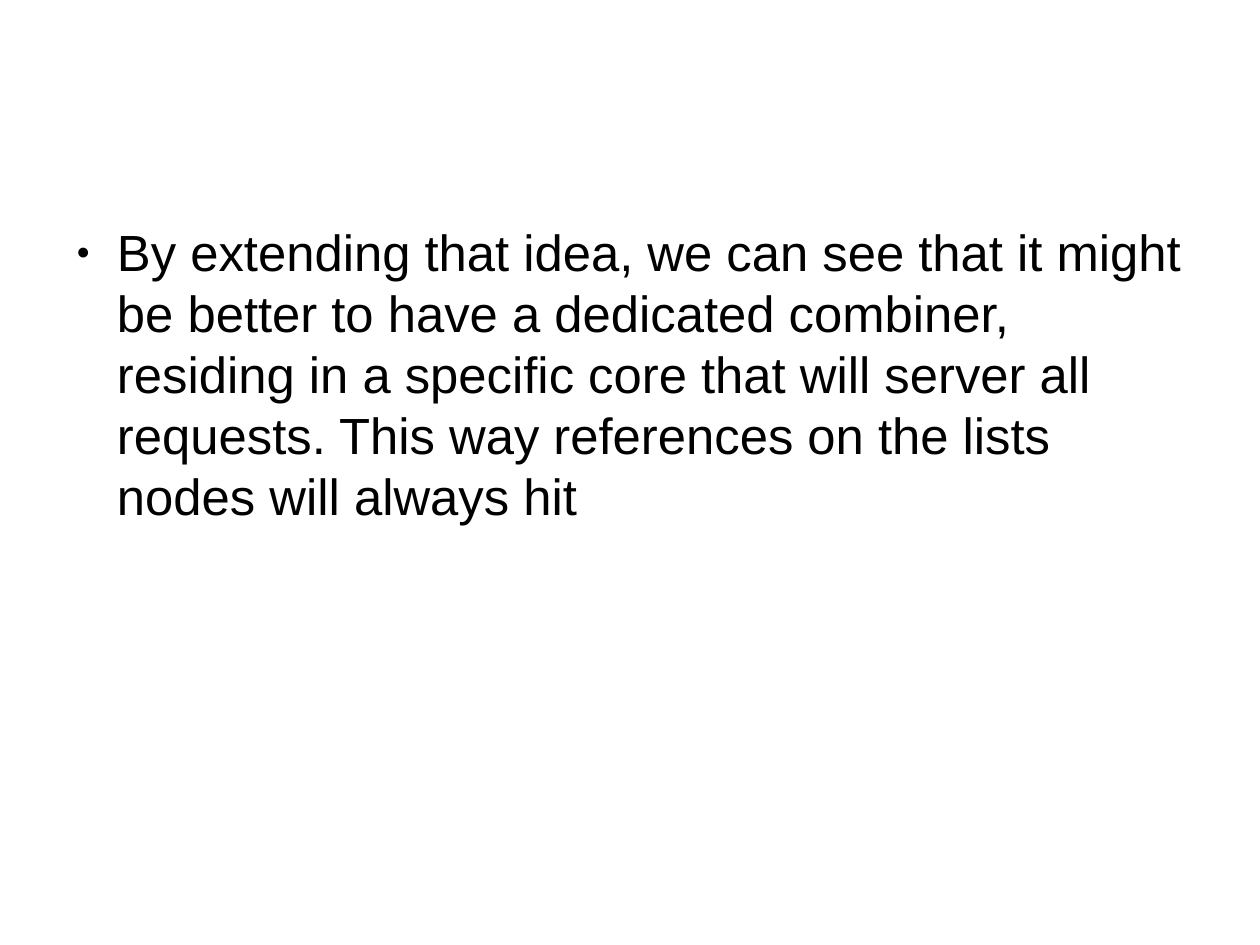
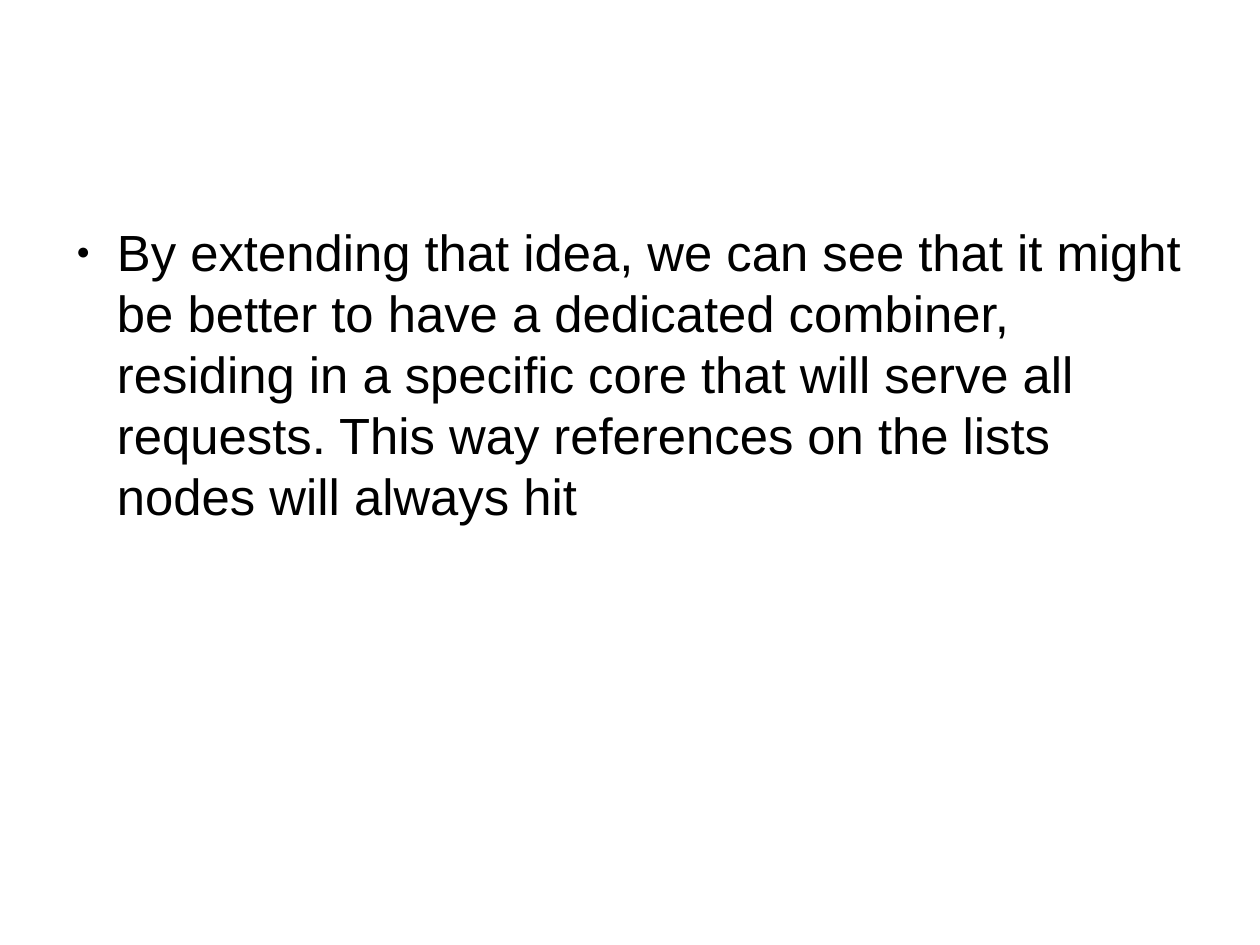
Before and after one commit to mpastyl/my_thesis, a slide deck: slide 43 of presentation.odp (slide 37 before the commit). Drawn at 1260x945 pixels with LibreOffice and Linux fonts; fonts in the diff are those of the drawing. Boxes give left, top, right and bottom in pixels: in the first picture for what was removed or moved away, otherwise in the second. Text is boxed around its words. In the diff, an @@ line names an element or a change of style, - is before the commit and + after.

Commit message:
more updates

```diff
--- a/presentation.odp
+++ b/presentation.odp
@@ text at bbox=[117, 234, 1181, 526]: text changed @@
-● By extending that idea, we can see that it might be better to have a dedicated combiner, residing in a specific core that will server all requests. This way references on the lists nodes will always hit
+● By extending that idea, we can see that it might be better to have a dedicated combiner, residing in a specific core that will serve all requests. This way references on the lists nodes will always hit
```
Also in this commit, not shown: 6 other slides changed, 10 slides added, 3 slides removed.
